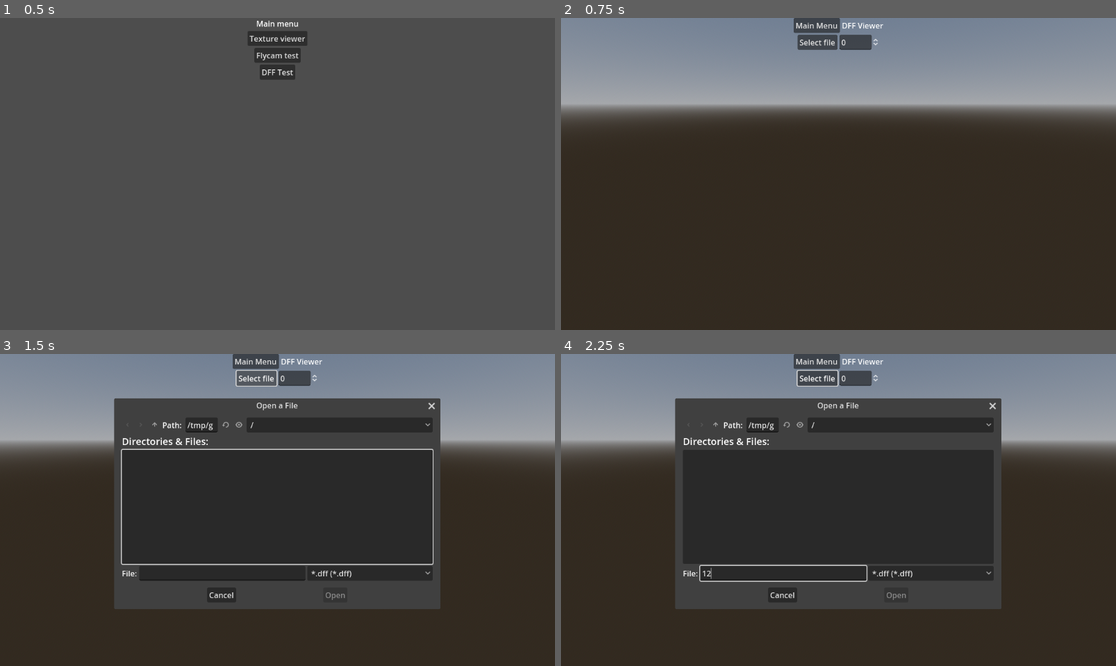
Above: before the commit, frames 1-4 (two rows, left to right).
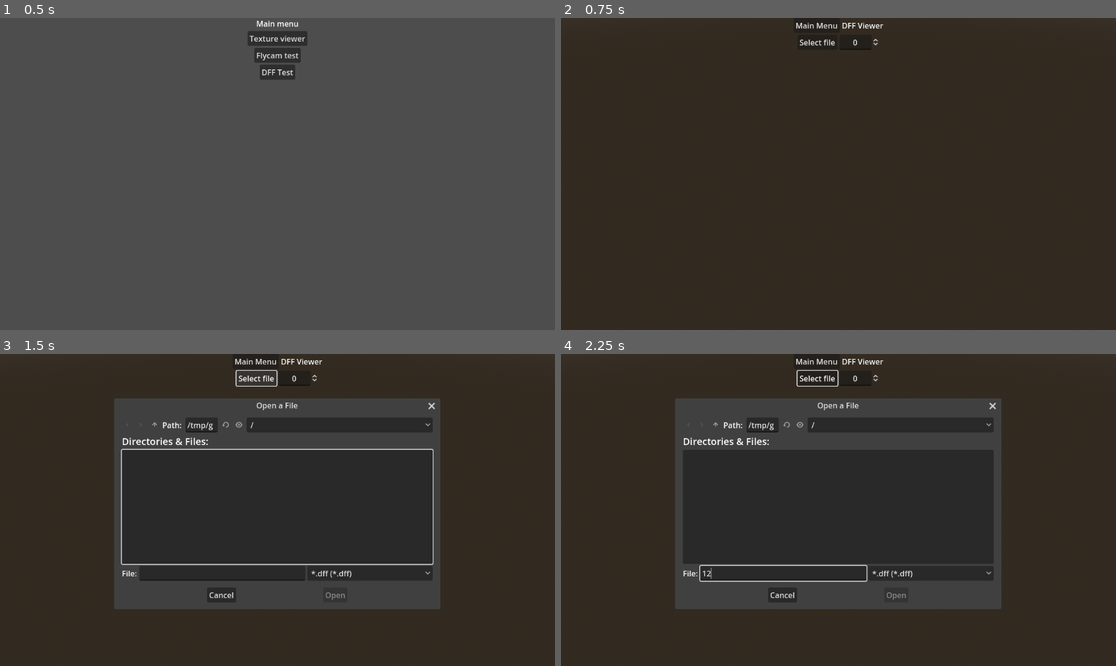
Above: after the commit, the same moments.

Repository: FOSS-Supremacy/OpenLiberty
Game: Godot game, scene res://startup.tscn
Two runs of this game, one before a commit and one after it. Both use one fixed random seed, a clock stepped at 60 frames per second and the inputs below. The engine's default icon, where the game draws it, is replaced by a stand-in: a white triangle on a blue panel in a dark square.
Inputs (mouse positions are in pixels of both pictures, inside the frame that each line leads up to):
- Up to frame 1 (0.5 s): no input
- Up to frame 2 (0.75 s): click "DFF Test" at 0.5 s
- Up to frame 3 (1.5 s): click "Select file" at 1.25 s
- Up to frame 4 (2.25 s): click (783, 572) at 2.02 s; type "12" at 2.1 s

Frame 1 is identical in both runs. In frame 2, 32% of the frame differs, in the area x 0-100%, y 0-35%; in frame 3, 22%; in frame 4, 22%.

Commit message:
Use new flycam

Diff:
--- a/scenes/modeltest/modeltest.tscn
+++ b/scenes/modeltest/modeltest.tscn
@@ -1,8 +1,9 @@
-[gd_scene load_steps=10 format=3 uid="uid://duvu85h044tvc"]
+[gd_scene load_steps=11 format=3 uid="uid://duvu85h044tvc"]
 
 [ext_resource type="PackedScene" uid="uid://bnpk46c06o8ly" path="res://prefabs/to_menu/to_menu.tscn" id="1_7rgiv"]
 [ext_resource type="Script" path="res://scenes/modeltest/modeltest.gd" id="1_fud8n"]
 [ext_resource type="Material" uid="uid://c3cptegacudr8" path="res://materials/worldgrid/worldgrid.tres" id="2_gok33"]
+[ext_resource type="PackedScene" uid="uid://bt041qrw0l2bm" path="res://prefabs/flycam/flycam.tscn" id="4_xmsg8"]
 
 [sub_resource type="ProceduralSkyMaterial" id="ProceduralSkyMaterial_yy30q"]
 
@@ -81,6 +82,7 @@
 offset_left = 95.0
 offset_right = 178.0
 offset_bottom = 31.0
+alignment = 1
 
 [node name="DirectionalLight3D" type="DirectionalLight3D" parent="."]
 transform = Transform3D(0.818589, 0.497428, -0.287189, -3.52742e-08, 0.499998, 0.866026, 0.574379, -0.70892, 0.409293, 0, 0, 0)
@@ -102,11 +104,8 @@
 [node name="mesh" type="MeshInstance3D" parent="."]
 material_override = SubResource("StandardMaterial3D_1c5hl")
 
-[node name="Camera rig" type="Node3D" parent="."]
-transform = Transform3D(0.646191, -0.249372, 0.721284, 0, 0.945109, 0.326756, -0.763176, -0.211147, 0.61072, 0, 0, 0)
-
-[node name="Camera3D" type="Camera3D" parent="Camera rig"]
-transform = Transform3D(1, 0, 0, 0, 1, 0, 0, 0, 1, 0, 0, 1)
+[node name="flycam" parent="." instance=ExtResource("4_xmsg8")]
+transform = Transform3D(0.707107, -0.5, 0.5, 0, 0.707107, 0.707107, -0.707107, -0.5, 0.5, 1, 1, 1)
 
 [connection signal="pressed" from="GUI/VBoxContainer/HBoxContainer/Button" to="." method="_ld_dff"]
 [connection signal="value_changed" from="GUI/VBoxContainer/HBoxContainer/SpinBox" to="." method="_ld_model"]
